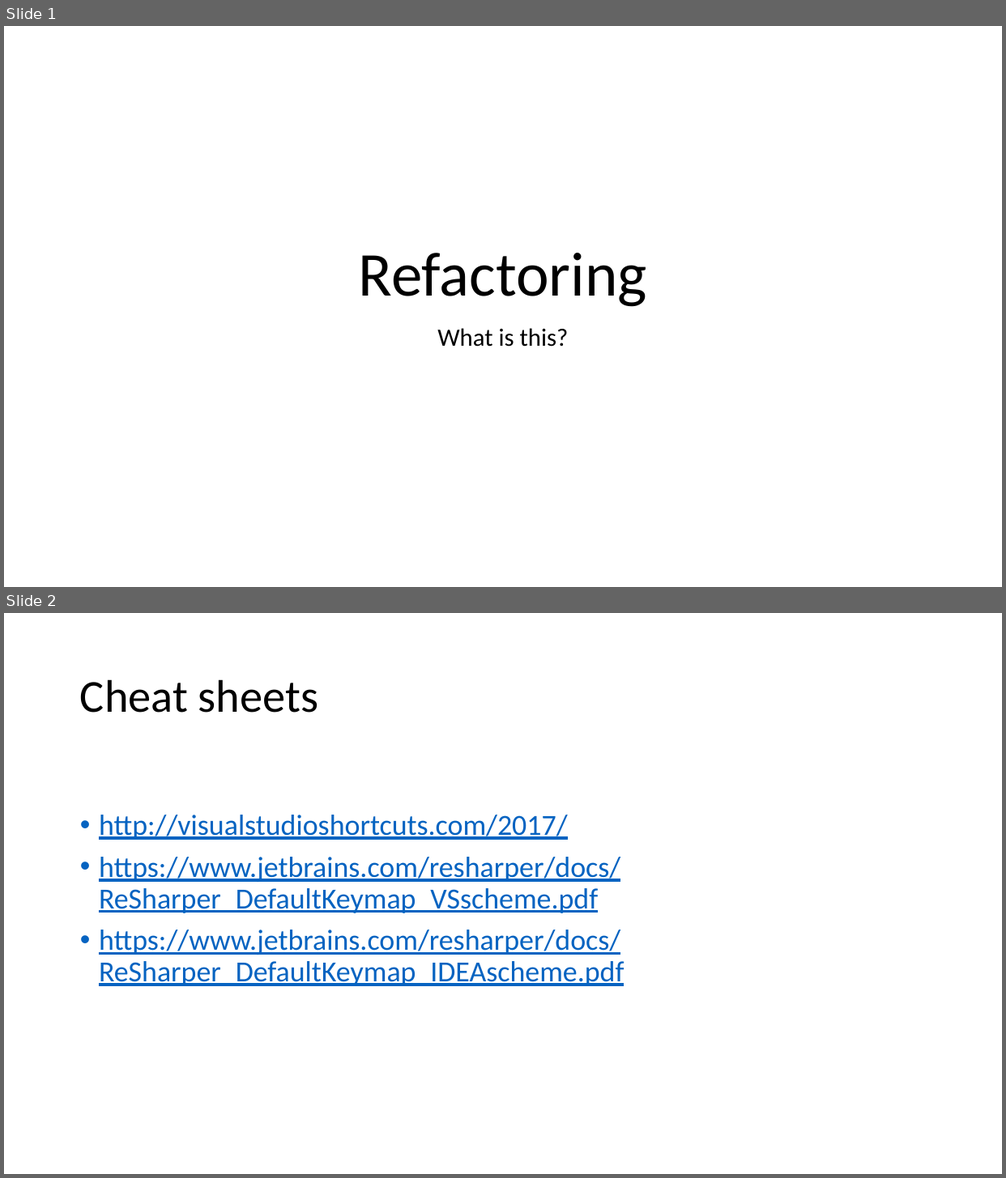
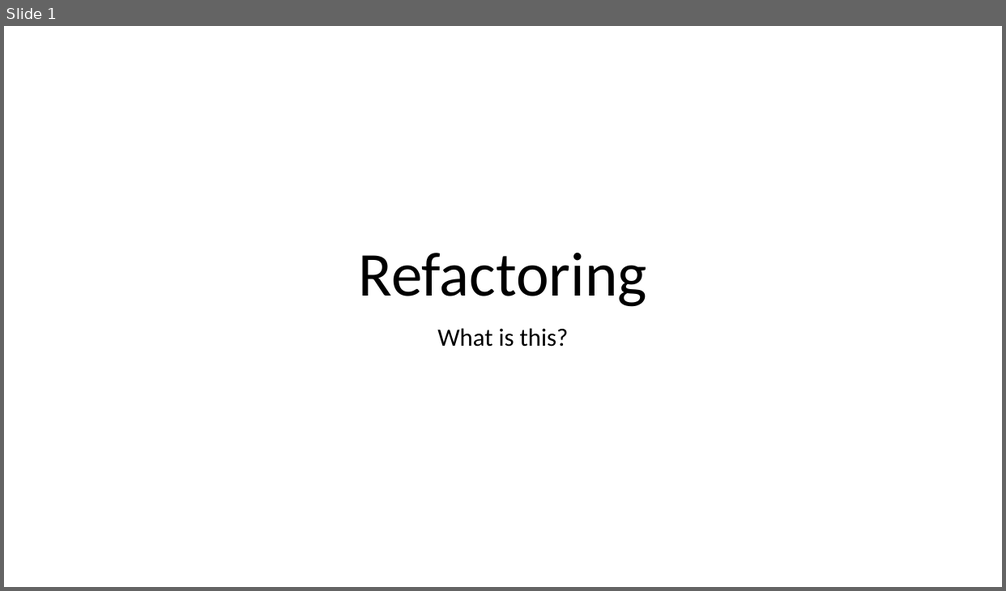
Before and after one commit to TiclosOlimpia/RefactoringExercise, a slide deck: Training/Refactoring.pptx. Shown one above the other, each under a label of ours: slides 1 and 2 before the commit, slide 1 after it. The pictures are 1006x1178 and 1006x591 pixels, drawn with LibreOffice and Linux fonts; fonts in the diff are those of the drawing. Boxes give left, top, right and bottom in pixels: in the first picture for what was removed or moved away, otherwise in the second. Text is boxed around its words. In the diff, an @@ line names an element or a change of style, - is before the commit and + after.

```diff
--- a/Training/Refactoring.pptx
+++ b/Training/Refactoring.pptx
@@ slide 2 removed at (4,613,1002,1174), background #FFFFFF @@
@@ title removed at (80,679,319,713) @@
-Cheat sheets
@@ text removed at (99,815,624,986) @@
-• http://visualstudioshortcuts.com/2017/
-• https://www.jetbrains.com/resharper/docs/ReSharper_DefaultKeymap_VSscheme.pdf
-• https://www.jetbrains.com/resharper/docs/ReSharper_DefaultKeymap_IDEAscheme.pdf
```
Also in this commit, not shown: 1 slide changed, 3 slides added.
